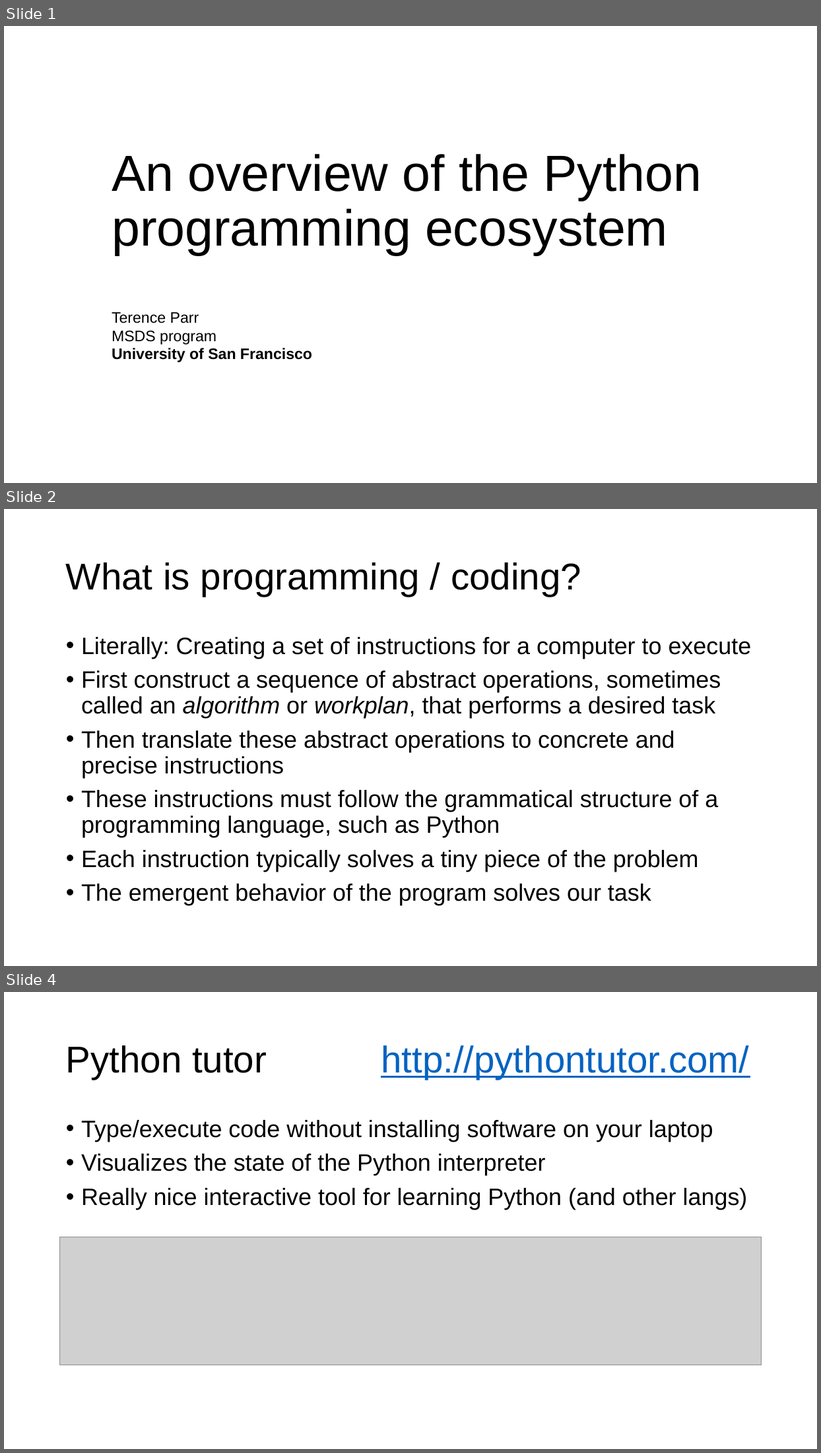
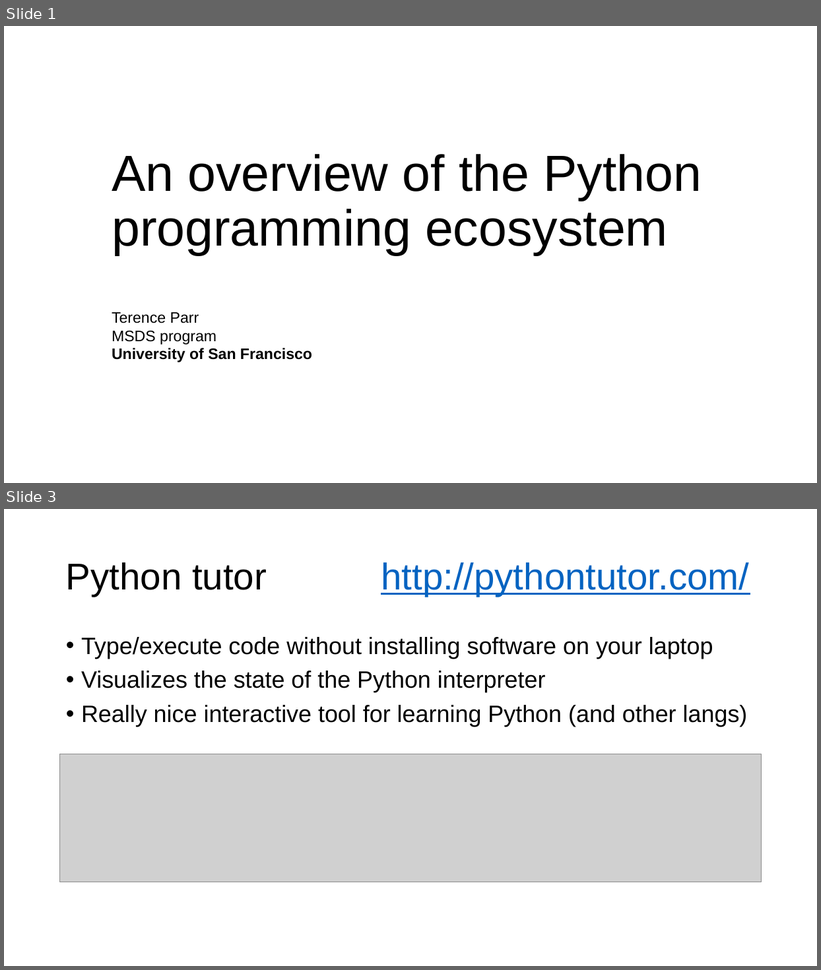
Before and after one commit to parrt/msds501, a slide deck: slides/overview.pptx. Shown one above the other, each under a label of ours: slides 1, 2 and 4 before the commit, slides 1 and 3 after it; the slides between them are not shown. The pictures are 821x1453 and 821x970 pixels, drawn with LibreOffice and Linux fonts; fonts in the diff are those of the drawing; grey boxes stand for pictures; background and template pictures are left out. Boxes give left, top, right and bottom in pixels: in the first picture for what was removed or moved away, otherwise in the second. Text is boxed around its words. In the diff, an @@ line names an element or a change of style, - is before the commit and + after.

```diff
--- a/slides/overview.pptx
+++ b/slides/overview.pptx
@@ slide 2 removed at [4, 509, 817, 966], background #FFFFFF @@
@@ title removed at [66, 562, 582, 596] @@
-What is programming / coding?
@@ text removed at [81, 637, 752, 906] @@
-• Literally: Creating a set of instructions for a computer to execute
-• First construct a sequence of abstract operations, sometimes called an algorithm or workplan, that performs a desired task
-• Then translate these abstract operations to concrete and precise instructions
-• These instructions must follow the grammatical structure of a programming language, such as Python
-• Each instruction typically solves a tiny piece of the problem
-• The emergent behavior of the program solves our task
@@ what was slide 4 is now slide 3 @@
```
Also in this commit, not shown: 2 slides changed, 1 slide added, 1 other slide removed, 2 other files.
